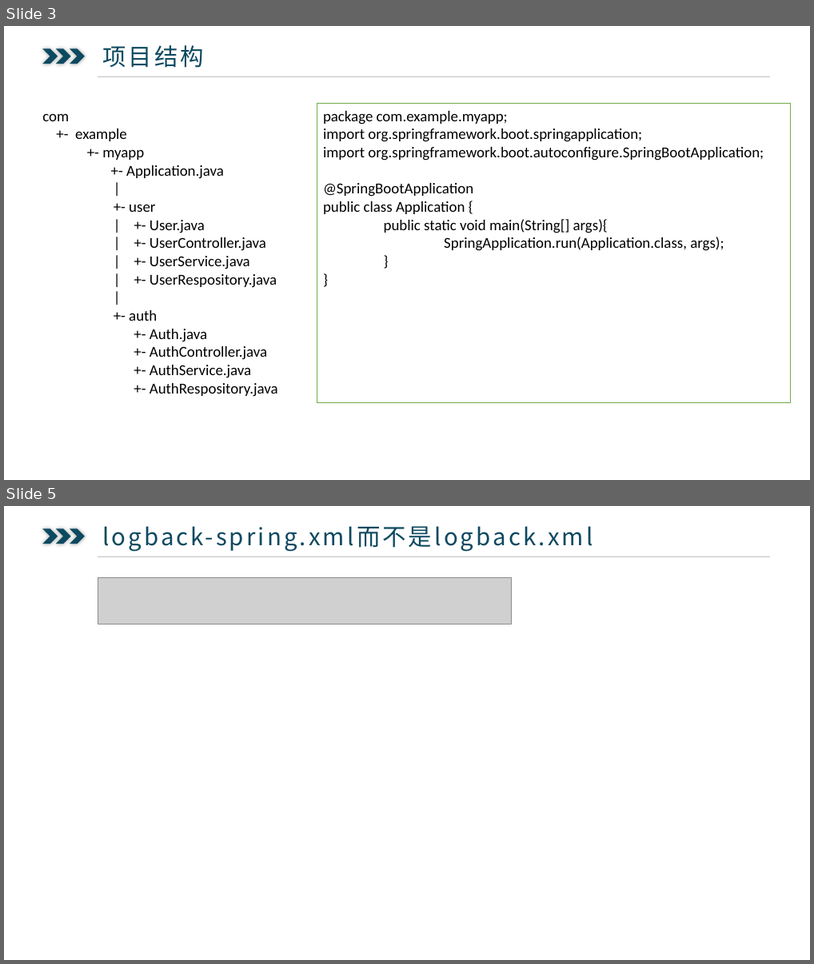
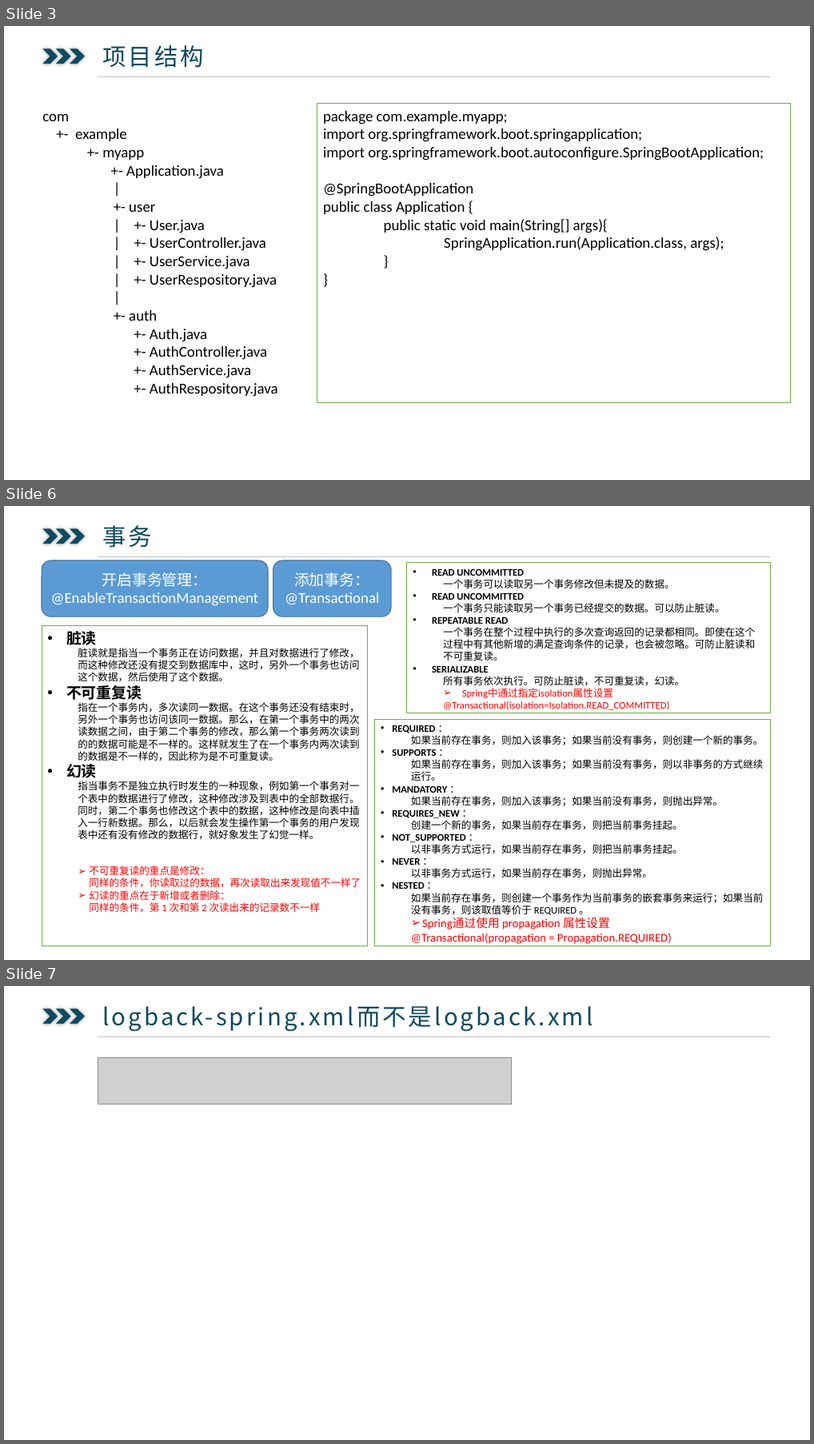
Before and after one commit to ysglyl/ppts, a slide deck: springboot.pptx. Shown one above the other, each under a label of ours: slides 3 and 5 before the commit, slides 3, 6 and 7 after it; the slides between them are not shown. The pictures are 814x964 and 814x1444 pixels, drawn with LibreOffice and Linux fonts; fonts in the diff are those of the drawing; grey boxes stand for pictures. Boxes give left, top, right and bottom in pixels: in the first picture for what was removed or moved away, otherwise in the second. Text is boxed around its words. In the diff, an @@ line names an element or a change of style, - is before the commit and + after.

```diff
--- a/springboot.pptx
+++ b/springboot.pptx
@@ slide 6 added at bbox=[4, 506, 810, 960], background #FFFFFF @@
@@ chevron added at bbox=[42, 528, 58, 544], fill #0D4960 @@
@@ chevron added at bbox=[56, 528, 71, 544], fill #0D4960 @@
@@ chevron added at bbox=[70, 528, 85, 544], fill #0D4960 @@
@@ text added at bbox=[102, 525, 152, 548], 28 pt, text #0D4960 @@
+  事务
@@ rounded rectangle added at bbox=[42, 560, 268, 616], fill #5B9BD5, outline #43739E 1 pt, 18 pt, text #FFFFFF @@
+开启事务管理：@EnableTransactionManagement
@@ line added from (98, 556) to (771, 556), #BFBFBF 0.5 pt @@
@@ rounded rectangle added at bbox=[274, 560, 391, 616], fill #5B9BD5, outline #43739E 1 pt, 18 pt, text #FFFFFF @@
+添加事务：
+@Transactional
@@ rectangle added at bbox=[407, 563, 771, 713], fill #FFFFFF, outline #70AD47 1 pt, 12 pt, text #000000 @@
+• READ UNCOMMITTED
+  一个事务可以读取另一个事务修改但未提及的数据。
+• READ UNCOMMITTED
+  一个事务只能读取另一个事务已经提交的数据。可以防止脏读。
+• REPEATABLE READ
+  一个事务在整个过程中执行的多次查询返回的记录都相同。即使在这个过程中有其他新增的满足查询条件的记录，也会被忽略。可防止脏读和不可重复读。
+• SERIALIZABLE
+  所有事务依次执行。可防止脏读，不可重复读，幻读。
+  ➢ Spring中通过指定isolation属性设置
+  @Transactional(isolation=Isolation.READ_COMMITTED)
@@ rectangle added at bbox=[42, 626, 367, 946], fill #FFFFFF, outline #70AD47 1 pt, 12 pt, text #000000 @@
+• 脏读
+  脏读就是指当一个事务正在访问数据，并且对数据进行了修改，而这种修改还没有提交到数据库中，这时，另外一个事务也访问这个数据，然后使用了这个数据。
+• 不可重复读
+  指在一个事务内，多次读同一数据。在这个事务还没有结束时，另外一个事务也访问该同一数据。那么，在第一个事务中的两次读数据之间，由于第二个事务的修改，那么第一个事务两次读到的的数据可能是不一样的。这样就发生了在一个事务内两次读到的数据是不一样的，因此称为是不可重复读。
+• 幻读
+  指当事务不是独立执行时发生的一种现象，例如第一个事务对一个表中的数据进行了修改，这种修改涉及到表中的全部数据行。同时，第二个事务也修改这个表中的数据，这种修改是向表中插入一行新数据。那么，以后就会发生操作第一个事务的用户发现表中还有没有修改的数据行，就好象发生了幻觉一样。
+  ➢ 不可重复读的重点是修改：
+    同样的条件，你读取过的数据，再次读取出来发现值不一样了
+  ➢ 幻读的重点在于新增或者删除：
+    同样的条件，第 1 次和第 2 次读出来的记录数不一样
@@ rectangle added at bbox=[375, 719, 770, 946], fill #FFFFFF, outline #70AD47 1 pt, 12 pt, text #000000 @@
+• REQUIRED ：
+  如果当前存在事务，则加入该事务；如果当前没有事务，则创建一个新的事务。
+• SUPPORTS ：
+  如果当前存在事务，则加入该事务；如果当前没有事务，则以非事务的方式继续运行。
+• MANDATORY ：
+  如果当前存在事务，则加入该事务；如果当前没有事务，则抛出异常。
+• REQUIRES_NEW ：
+  创建一个新的事务，如果当前存在事务，则把当前事务挂起。
+• NOT_SUPPORTED ：
+  以非事务方式运行，如果当前存在事务，则把当前事务挂起。
+• NEVER ：
+  以非事务方式运行，如果当前存在事务，则抛出异常。
+• NESTED ：
+  如果当前存在事务，则创建一个事务作为当前事务的嵌套事务来运行；如果当前没有事务，则该取值等价于 REQUIRED 。
+  ➢ Spring通过使用 propagation 属性设置
+  @Transactional(propagation = Propagation.REQUIRED)
@@ what was slide 5 is now slide 7 @@
```
Also in this commit, not shown: 1 slide changed, 1 other slide added, 2 slides removed, 1 other file.
